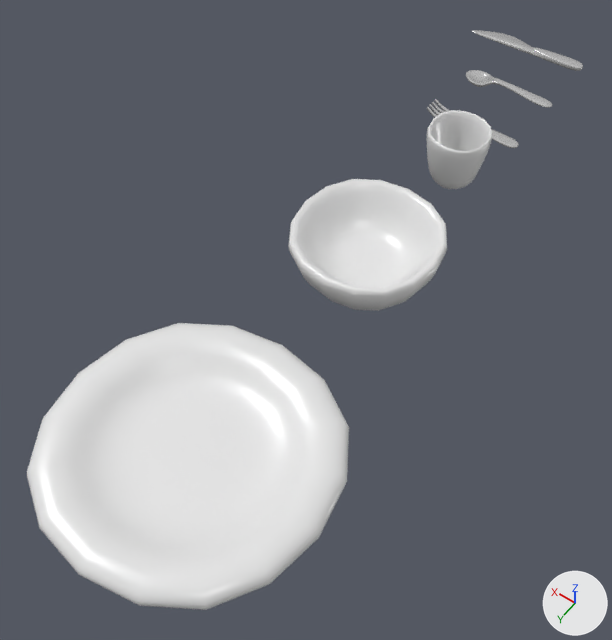
An edit to the Blender file public/Dishes.blend, drawn before and after from the same camera.
The view is the same before and after, from a 50 mm lens placed at (-3.16, 5.57, 7.31), pointed at (0.28, 0.76, -0.25). The axes (+X, +Y, +Z) are drawn at lower right. The lights are the same throughout.

In view in the first picture: 'Bowl', 'Cup', 'Knife', 'Plate'.
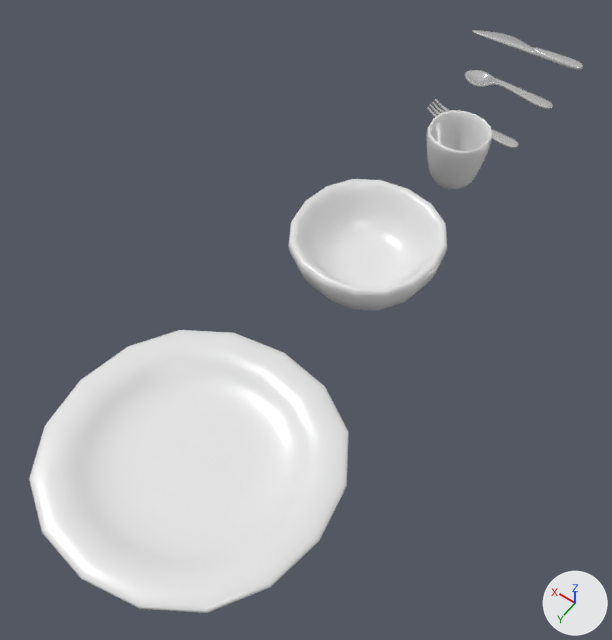
Where the change shows, as pixel boxes [x1, y1, x2, y2] in the pictures (612 x 640 px):
'Plate', modifiers changed
    before: [27, 323, 349, 610]
    after: [29, 330, 349, 613]

The change, as a diff of the scene's bpy script:
```diff
--- a/public/Dishes.blend.py
+++ b/public/Dishes.blend.py
@@ ob_plate @@
 _m = ob_plate.modifiers.new('Solidify', 'SOLIDIFY')
-_m.thickness = 0.28
+_m.thickness = 0.1
 _m = ob_plate.modifiers.new('Subdivision', 'SUBSURF')
```
